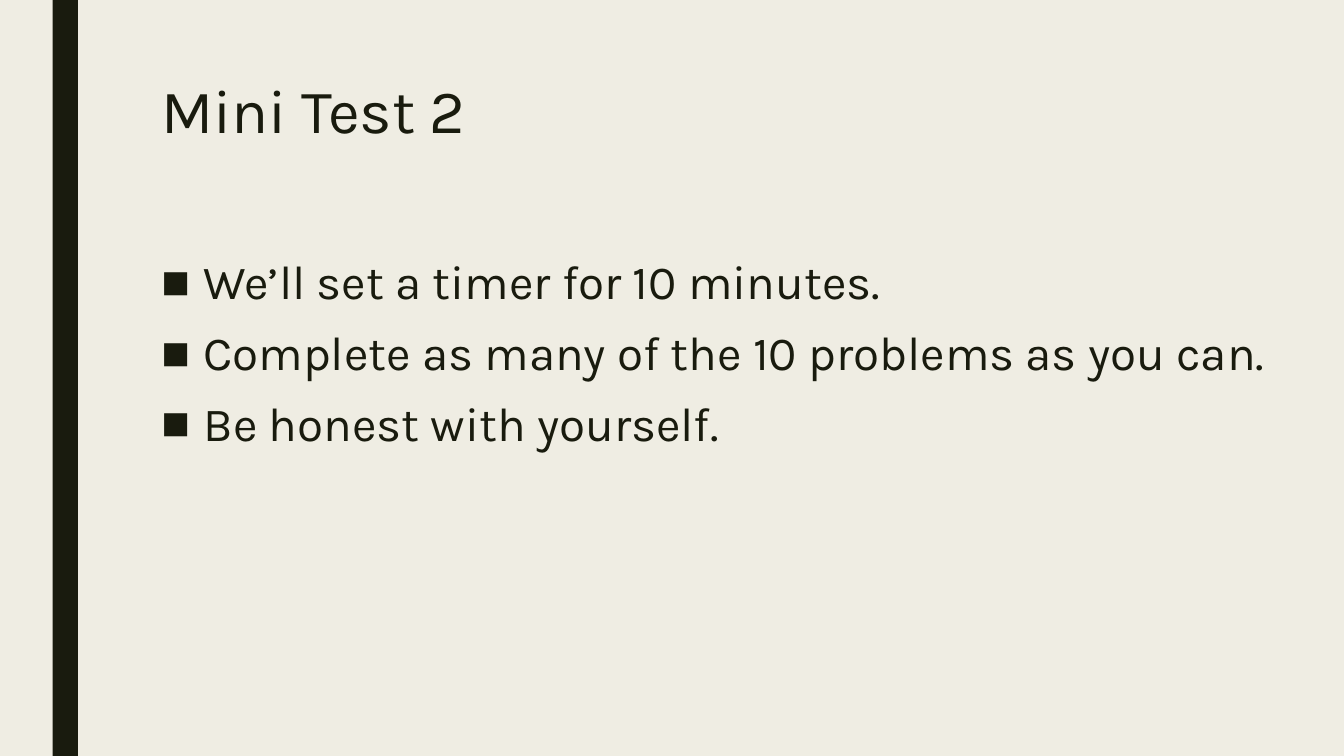
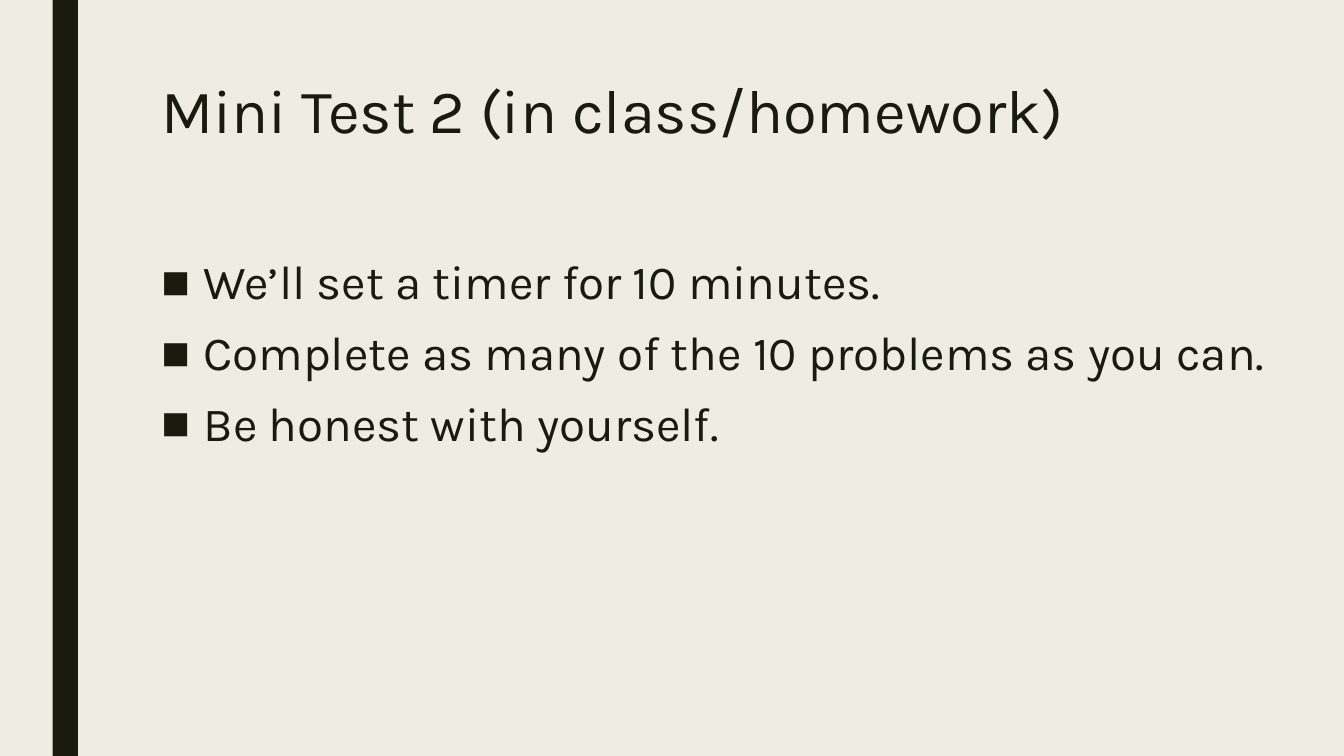
Before and after one commit to codecuddy/algebra_3-4, a slide deck: slide 25 of _PowerPoints/2nd Semester/Unit 7 ACT/Algebra4_Day_062 Math Mini Test.pptx. Drawn at 1344x756 pixels with LibreOffice and Linux fonts; fonts in the diff are those of the drawing. Boxes give left, top, right and bottom in pixels: in the first picture for what was removed or moved away, otherwise in the second. Text is boxed around its words. In the diff, an @@ line names an element or a change of style, - is before the commit and + after.

```diff
--- a/_PowerPoints/2nd Semester/Unit 7 ACT/Algebra4_Day_062 Math Mini Test.pptx
+++ b/_PowerPoints/2nd Semester/Unit 7 ACT/Algebra4_Day_062 Math Mini Test.pptx
@@ title at (161, 88, 1063, 140): text changed @@
-Mini Test 2
+Mini Test 2 (in class/homework)
```
Also in this commit, not shown: 1 other slide changed, 3 other files.
